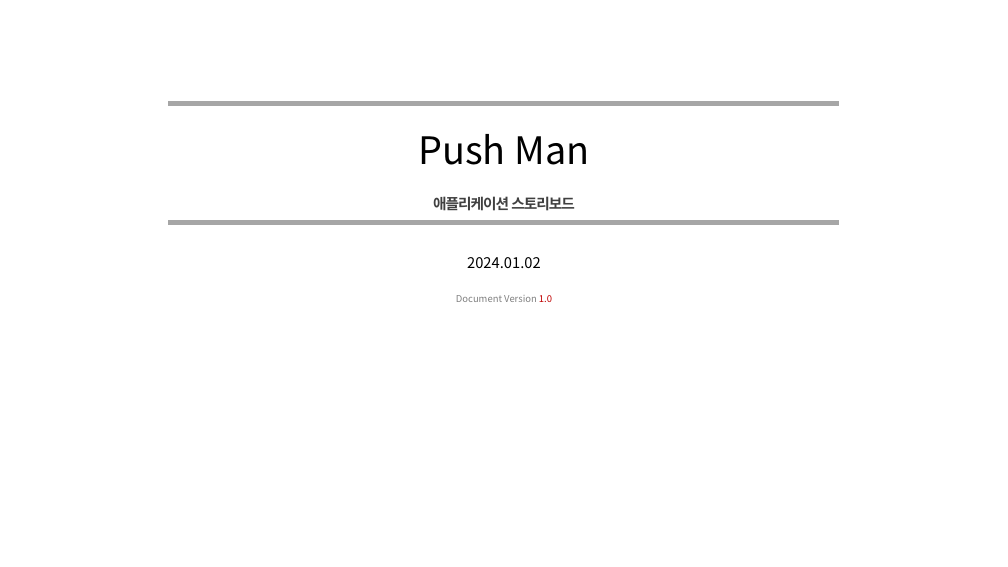
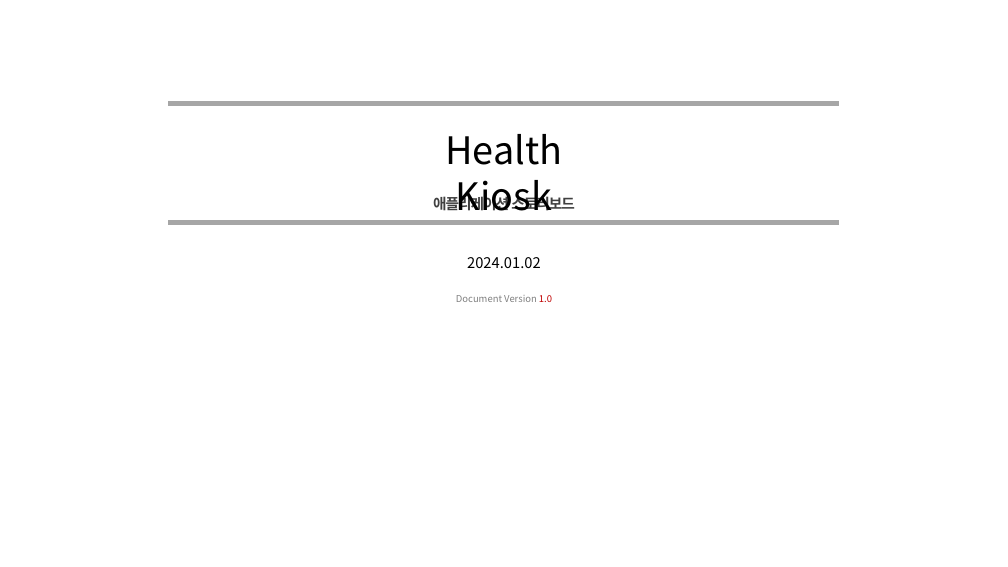
Before and after one commit to GyuminGomin/HealthKiosk, a slide deck: slide 1 of pilot project 파일/[별첨1]PushMan(Story Board_template).pptx. Drawn at 1008x567 pixels with LibreOffice and Linux fonts; fonts in the diff are those of the drawing. Boxes give left, top, right and bottom in pixels: in the first picture for what was removed or moved away, otherwise in the second. Text is boxed around its words. In the diff, an @@ line names an element or a change of style, - is before the commit and + after.

```diff
--- a/pilot project 파일/[별첨1]PushMan(Story Board_template).pptx
+++ b/pilot project 파일/[별첨1]PushMan(Story Board_template).pptx
@@ text at (x1=445, y1=134, x2=562, y2=211): text changed @@
-Push Man
+Health Kiosk
```
Also in this commit, not shown: 2 other slides changed, 5 other files.
